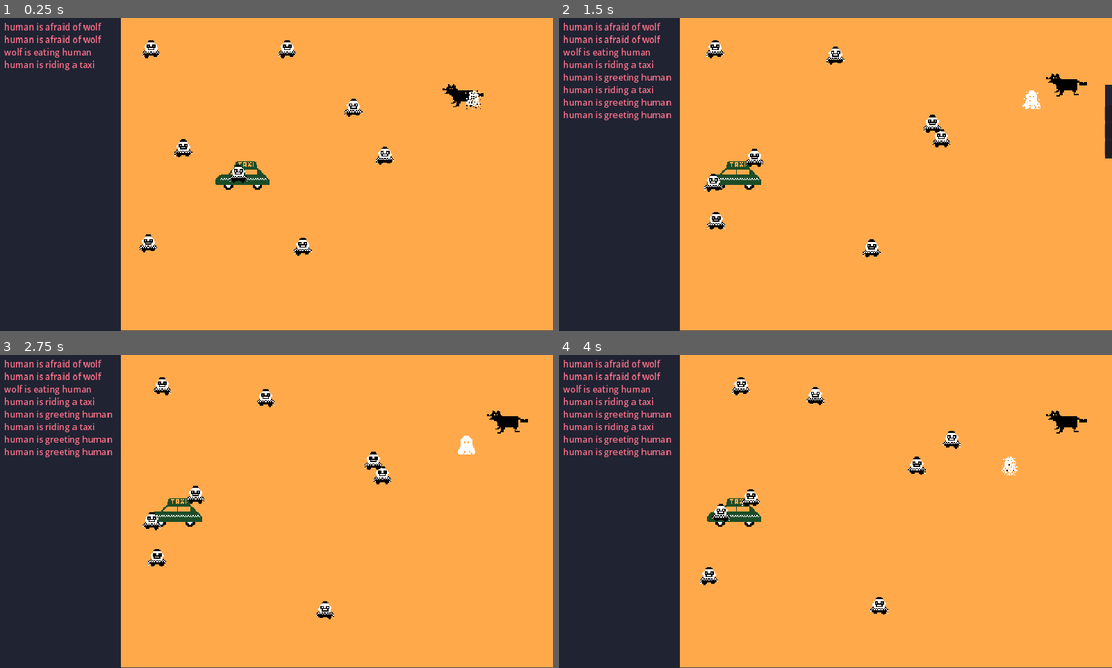
Above: before the commit, frames 1-4 (two rows, left to right).
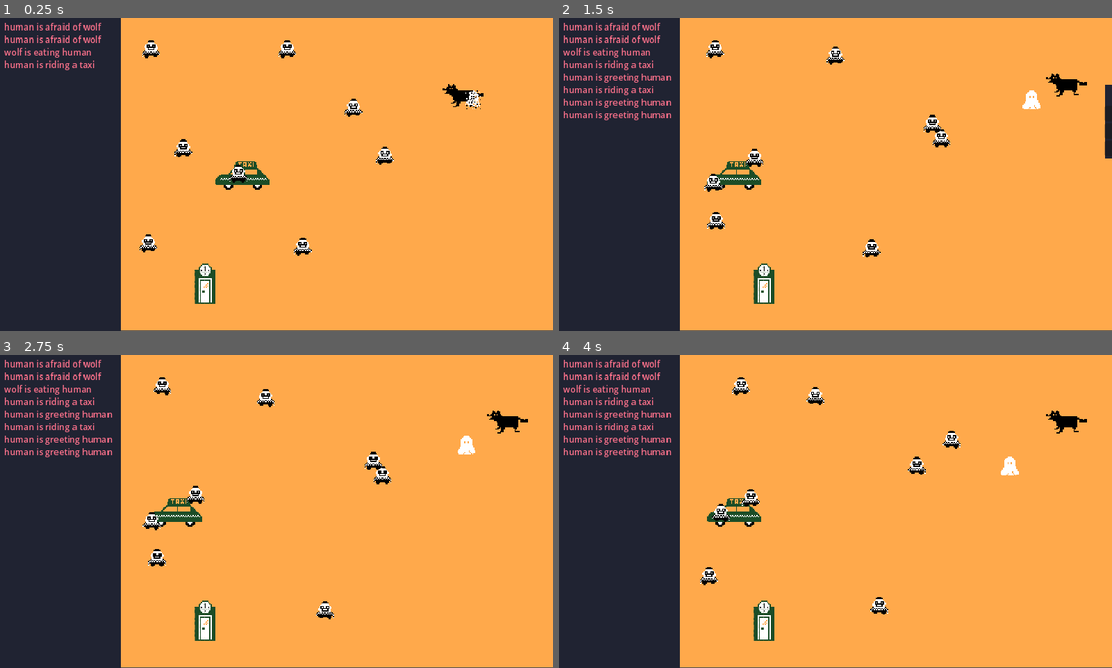
Above: after the commit, the same moments.

Repository: matiasautio/ld55-summoning
Game: Godot game, scene res://levels/test_level.tscn
The game is run twice, just before and just after one commit, with the same random seed, the same clock (stepped at 60 frames per second) and the same inputs.
Inputs (mouse positions are in pixels of both pictures, inside the frame that each line leads up to):
- Up to frame 1 (0.25 s): no input
- Up to frame 2 (1.5 s): move the mouse to (1051, 89) at 0.52 s; click (1051, 89) at 0.67 s; move the mouse to (735, 174) at 1.27 s; click (735, 174) at 1.42 s
- Up to frame 3 (2.75 s): click "human" at 2 s
- Up to frame 4 (4 s): move the mouse to (752, 495) at 2.77 s; click (752, 495) at 2.92 s; click "human" at 3.5 s

The runs differ from the first frame. In frame 1, 0.4% of the frame differs, in the area x 35-39%, y 78-92%; in frame 2, 0.5%; in frame 3, 0.4%; in frame 4, 0.5%, in the area x 35-84%, y 32-92%.

Commit message:
Time machine logic started.

Diff:
--- /dev/null
+++ b/creatures/creature.gd
@@ -0,0 +1,18 @@
+extends Area2D
+
+class_name Creature
+
+@export var type = "taxi"
+var size = Vector2(0,0)
+var can_move = true
+
+func change_type(new_type):
+	#print("my new type is ", new_type)
+	if monitorable:
+		monitorable = false
+	type = new_type
+	monitorable = true
+
+
+func enable_move():
+	can_move = true
--- a/creatures/taxi.gd
+++ b/creatures/taxi.gd
@@ -1,11 +1,7 @@
-extends Area2D
-
-@export var type = "taxi"
-var size = Vector2(0,0)
+extends Creature
 
 var new_pos = Vector2.ZERO
 var movement = 1000
-var can_move = true
 var should_move = false
 var passenger = null
 var screen_size
@@ -57,15 +53,3 @@
 
 func specific_goal():
 	return $RidingPos.global_position
-
-
-func change_type(new_type):
-	#print("my new type is ", new_type)
-	if monitorable:
-		monitorable = false
-	type = new_type
-	monitorable = true
-
-
-func enable_move():
-	can_move = true
--- /dev/null
+++ b/creatures/timemachine.gd
@@ -0,0 +1,11 @@
+extends Creature
+
+
+# Called when the node enters the scene tree for the first time.
+func _ready():
+	pass # Replace with function body.
+
+
+# Called every frame. 'delta' is the elapsed time since the previous frame.
+func _process(delta):
+	pass
--- a/creatures/timemachine.tscn
+++ b/creatures/timemachine.tscn
@@ -1,12 +1,13 @@
-[gd_scene load_steps=7 format=3 uid="uid://dltnp53o2ytoa"]
+[gd_scene load_steps=8 format=3 uid="uid://b0cfd4esiayn6"]
 
 [ext_resource type="Texture2D" uid="uid://d0b4q2meatuq4" path="res://art/timemachine_1.png" id="1_jq5ei"]
+[ext_resource type="Script" path="res://creatures/timemachine.gd" id="1_ofbcr"]
 [ext_resource type="Texture2D" uid="uid://ds02fpq6pbxyl" path="res://art/timemachine_4.png" id="2_7sf3a"]
 [ext_resource type="Texture2D" uid="uid://dtsnsdhh0truv" path="res://art/timemachine_3.png" id="3_kmkxb"]
 [ext_resource type="Texture2D" uid="uid://c24oj1ujppok3" path="res://art/timemachine_2.png" id="4_0rsvn"]
 
 [sub_resource type="RectangleShape2D" id="RectangleShape2D_ehio4"]
-size = Vector2(179, 333)
+size = Vector2(44, 82)
 
 [sub_resource type="SpriteFrames" id="SpriteFrames_lpaet"]
 animations = [{
@@ -29,13 +30,15 @@
 }]
 
 [node name="timemachine" type="Area2D"]
+monitoring = false
+script = ExtResource("1_ofbcr")
+type = "time machine"
 
 [node name="CollisionShape2D" type="CollisionShape2D" parent="."]
-position = Vector2(-0.5, 0.5)
+position = Vector2(0, 1)
 shape = SubResource("RectangleShape2D_ehio4")
 
 [node name="AnimatedSprite2D" type="AnimatedSprite2D" parent="."]
+scale = Vector2(0.25, 0.25)
 sprite_frames = SubResource("SpriteFrames_lpaet")
 animation = &"timemachine"
-frame = 3
-frame_progress = 1.0
--- a/creatures/wolf.gd
+++ b/creatures/wolf.gd
@@ -1,13 +1,9 @@
-extends Area2D
+extends Creature
 
 
 @export var movement_boudnaries : ColorRect
 var movement_area
 
-@export var type = "wolf"
-var size = Vector2(0,0)
-
-var can_move = true
 var idle_pos = Vector2.ZERO
 
 
@@ -45,15 +41,3 @@
 	#idle_pos = idle_pos.clamp(Vector2.ZERO, movement_area)
 	#start_pos = global_position
 	#print(idle_pos)
-
-
-func change_type(new_type):
-	#print("my new type is ", new_type)
-	if monitorable:
-		monitorable = false
-	type = new_type
-	monitorable = true
-
-
-func enable_move():
-	can_move = true
--- a/creatures/wolf.tscn
+++ b/creatures/wolf.tscn
@@ -28,6 +28,7 @@
 [node name="Wolf" type="Area2D"]
 y_sort_enabled = true
 script = ExtResource("1_c1xy4")
+type = "wolf"
 
 [node name="AnimatedSprite2D" type="AnimatedSprite2D" parent="."]
 scale = Vector2(0.25, 0.25)
--- a/human/human.gd
+++ b/human/human.gd
@@ -104,10 +104,20 @@
 				#specific_goal = true
 				goal = action
 			else:
-				if goal. has_method("move"):
+				if goal.has_method("move"):
 					goal.move(self)
 				action_timer.start()
 				Console.add_message(type + " is riding a taxi")
+		"time machine":
+			if state == 2:
+				if !has_reached_goal:
+					goal = action
+				else:
+					action_timer.start()
+					Console.add_message(type + " is time traveling")
+			else:
+				print("i dont need to use the time machine")
+				_on_action_timeout()
 
 
 func goal_reached():
--- a/human/human.tscn
+++ b/human/human.tscn
@@ -1,18 +1,14 @@
-[gd_scene load_steps=29 format=3 uid="uid://x7pch5eqnnqv"]
+[gd_scene load_steps=22 format=3 uid="uid://x7pch5eqnnqv"]
 
 [ext_resource type="Script" path="res://human/human.gd" id="1_wbjps"]
-[ext_resource type="Texture2D" uid="uid://cw1mc0dbabatv" path="res://art/egg.png" id="2_3itri"]
 [ext_resource type="Texture2D" uid="uid://bbpywgnae54tl" path="res://art/ghost_move_1.png" id="2_u8fnk"]
 [ext_resource type="Texture2D" uid="uid://den0wqecgktwm" path="res://art/human_1_idle_1.png" id="3_8p6wf"]
-[ext_resource type="Texture2D" uid="uid://d2co3ecw3vgnb" path="res://art/egg_hit_1.png" id="3_58fos"]
 [ext_resource type="Texture2D" uid="uid://d2bc6755fm24j" path="res://art/ghost_move_2.png" id="3_ycsq1"]
-[ext_resource type="Texture2D" uid="uid://bw22d27bfpvds" path="res://art/egg_hit_2.png" id="4_6106a"]
 [ext_resource type="Texture2D" uid="uid://6aykoyffxxnu" path="res://art/human_e_idle_2.png" id="4_cisnx"]
 [ext_resource type="Texture2D" uid="uid://rus8cdogd47n" path="res://art/human1_hit_1.png" id="5_4lgu2"]
 [ext_resource type="Texture2D" uid="uid://df34c5xe11s5w" path="res://art/human_becomeghost_1.png" id="5_4uoa7"]
 [ext_resource type="Texture2D" uid="uid://b0b3hsan3l3wu" path="res://art/human_1_walk_1.png" id="5_8vckj"]
 [ext_resource type="Texture2D" uid="uid://dsq3qn6m3h247" path="res://art/human1_sleep_1.png" id="5_l4nxo"]
-[ext_resource type="Texture2D" uid="uid://bcwygkctqun0c" path="res://art/egg_hit_3.png" id="5_p3ifj"]
 [ext_resource type="Texture2D" uid="uid://tdq05ekx33v3" path="res://art/human1_sleep_2.png" id="6_3k37q"]
 [ext_resource type="Texture2D" uid="uid://cc7w8mo6ry23a" path="res://art/human_becomeghost_2.png" id="6_6br4y"]
 [ext_resource type="Texture2D" uid="uid://1fpbey7igdxi" path="res://art/human1_hit_2.png" id="6_l4ngn"]
@@ -22,32 +18,9 @@
 [ext_resource type="Texture2D" uid="uid://c44rs122eo6xn" path="res://art/human1_eat_1.png" id="9_l7cq7"]
 [ext_resource type="Texture2D" uid="uid://bkqjaw16mrm1" path="res://art/human1_eat_2.png" id="10_6cmsi"]
 [ext_resource type="Texture2D" uid="uid://c14arxh2piix5" path="res://art/human1_eat_3.png" id="11_03ywn"]
-[ext_resource type="Texture2D" uid="uid://2uermrpijuki" path="res://art/human1_socialize_1.png" id="17_826vo"]
-[ext_resource type="Texture2D" uid="uid://c0iuayai61m68" path="res://art/human1_socialize_2.png" id="18_xfie7"]
-[ext_resource type="Texture2D" uid="uid://cbmjoat163pjj" path="res://art/human1_socialize_3.png" id="19_l6m7f"]
 
 [sub_resource type="SpriteFrames" id="SpriteFrames_cc41q"]
 animations = [{
-"frames": [{
-"duration": 1.0,
-"texture": ExtResource("2_3itri")
-}, {
-"duration": 1.0,
-"texture": ExtResource("3_58fos")
-}, {
-"duration": 1.0,
-"texture": ExtResource("4_6106a")
-}, {
-"duration": 2.1,
-"texture": ExtResource("5_p3ifj")
-}, {
-"duration": 1.0,
-"texture": ExtResource("3_8p6wf")
-}],
-"loop": true,
-"name": &"egg_become human",
-"speed": 6.0
-}, {
 "frames": [{
 "duration": 1.0,
 "texture": ExtResource("2_u8fnk")
@@ -83,7 +56,7 @@
 "duration": 1.0,
 "texture": ExtResource("8_ktxmw")
 }],
-"loop": true,
+"loop": false,
 "name": &"human_becomeghost",
 "speed": 5.0
 }, {
@@ -125,26 +98,6 @@
 }, {
 "frames": [{
 "duration": 1.0,
-"texture": ExtResource("17_826vo")
-}, {
-"duration": 1.0,
-"texture": ExtResource("18_xfie7")
-}, {
-"duration": 1.0,
-"texture": ExtResource("19_l6m7f")
-}, {
-"duration": 1.0,
-"texture": ExtResource("18_xfie7")
-}, {
-"duration": 1.0,
-"texture": ExtResource("17_826vo")
-}],
-"loop": true,
-"name": &"human_socialize",
-"speed": 5.0
-}, {
-"frames": [{
-"duration": 1.0,
 "texture": ExtResource("5_8vckj")
 }, {
 "duration": 1.0,
@@ -168,8 +121,7 @@
 position = Vector2(0.312497, 0.361418)
 scale = Vector2(0.232143, 0.232143)
 sprite_frames = SubResource("SpriteFrames_cc41q")
-animation = &"egg_become human"
-frame_progress = 0.460492
+animation = &"human"
 
 [node name="CollisionShape2D" type="CollisionShape2D" parent="."]
 shape = SubResource("RectangleShape2D_qfw4s")
@@ -190,6 +142,8 @@
 one_shot = true
 
 [connection signal="input_event" from="." to="." method="_on_input_event"]
+[connection signal="mouse_entered" from="." to="." method="_on_mouse_entered"]
+[connection signal="animation_finished" from="AnimatedSprite2D" to="." method="_on_animated_sprite_2d_animation_finished"]
 [connection signal="area_entered" from="Vision" to="." method="_on_vision_area_entered"]
 [connection signal="timeout" from="ActionCooldown" to="." method="_on_action_cooldown_timeout"]
 [connection signal="timeout" from="Action" to="." method="_on_action_timeout"]
--- a/levels/taxi_test.tscn
+++ b/levels/taxi_test.tscn
@@ -17,6 +17,7 @@
 
 [node name="Taxi" parent="." instance=ExtResource("1_ew07n")]
 position = Vector2(582, 324)
+type = null
 
 [node name="Human" parent="." instance=ExtResource("2_6y1qt")]
 position = Vector2(498, 360)
--- a/levels/test_level.tscn
+++ b/levels/test_level.tscn
@@ -1,9 +1,10 @@
-[gd_scene load_steps=5 format=3 uid="uid://e4nhl08v1nco"]
+[gd_scene load_steps=6 format=3 uid="uid://e4nhl08v1nco"]
 
 [ext_resource type="Texture2D" uid="uid://bjak21iq03kak" path="res://art/map_temp.jpeg" id="1_34hbh"]
 [ext_resource type="PackedScene" uid="uid://x7pch5eqnnqv" path="res://human/human.tscn" id="2_wrmqw"]
 [ext_resource type="PackedScene" uid="uid://dl8sfgp4mnyo2" path="res://creatures/wolf.tscn" id="3_aq4in"]
 [ext_resource type="PackedScene" uid="uid://gkg6imyesjnw" path="res://creatures/taxi.tscn" id="4_rdkwh"]
+[ext_resource type="PackedScene" uid="uid://b0cfd4esiayn6" path="res://creatures/timemachine.tscn" id="5_mwrc3"]
 
 [node name="TestLevel" type="Node2D"]
 
@@ -40,6 +41,9 @@
 [node name="Taxi" parent="." instance=ExtResource("4_rdkwh")]
 position = Vector2(544, 326)
 
+[node name="timemachine" parent="." instance=ExtResource("5_mwrc3")]
+position = Vector2(431, 550)
+
 [node name="Human" parent="." instance=ExtResource("2_wrmqw")]
 position = Vector2(334, 264)
 
